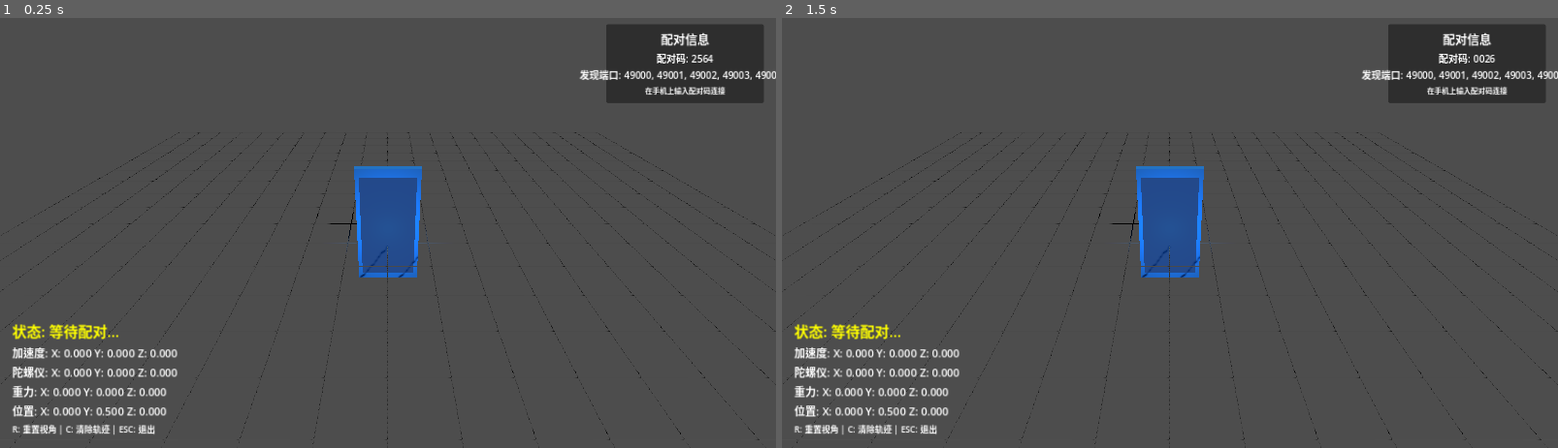
Above: before the commit, frames 1-2 (left to right).
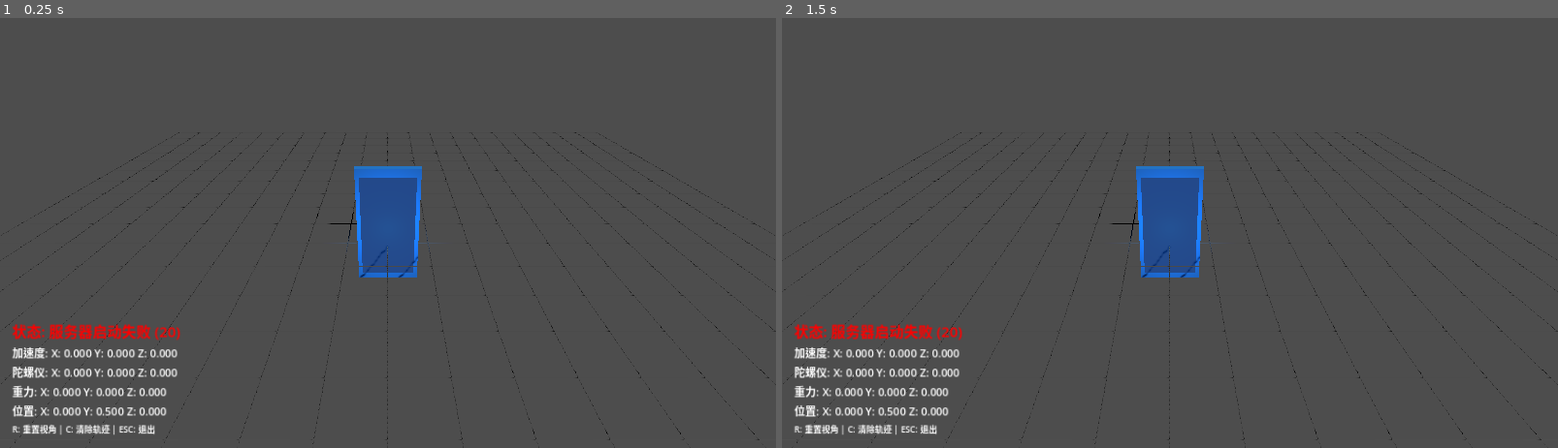
Above: after the commit, the same moments.

Repository: seekerzz/godot-server
Game: Godot game, scene res://main.tscn
Two runs of this game, one before a commit and one after it. Both use one fixed random seed, a clock stepped at 60 frames per second and the inputs below.
Inputs:
- Up to frame 1 (0.25 s): no input
- Up to frame 2 (1.5 s): tap Enter (ui_accept) at 0.5, 0.77, 1.07, 1.25 s; tap C at 0.6 s; tap R at 0.8, 1.35 s

The runs differ from the first frame. In frame 1, 4.1% of the frame differs, in the area x 1-100%, y 1-75%; in frame 2, 4.1%.

Commit message:
Rollback pairing system, keep recording feature
- Remove multi-port discovery and pairing code mechanism
- Revert to simple fixed IP/port connection (192.168.50.64:49555)
- Keep recording functionality with start/stop buttons
- Server saves recorded data to user://record_YYYYMMDD_HHMMSS.json

Co-Authored-By: Claude Sonnet 4.5 <noreply@anthropic.com>

Diff:
--- a/main.tscn
+++ b/main.tscn
@@ -107,49 +107,6 @@
 text = "R: 重置视角 | C: 清除轨迹 | ESC: 退出"
 vertical_alignment = 2
 
-[node name="PairingPanel" type="Panel" parent="UI"]
-layout_mode = 1
-anchors_preset = 1
-anchor_left = 1.0
-anchor_right = 1.0
-offset_left = -280.0
-offset_top = 20.0
-offset_right = -20.0
-offset_bottom = 150.0
-grow_horizontal = 0
-
-[node name="VBoxContainer" type="VBoxContainer" parent="UI/PairingPanel"]
-layout_mode = 1
-anchors_preset = 15
-anchor_right = 1.0
-anchor_bottom = 1.0
-offset_left = 10.0
-offset_top = 10.0
-offset_right = -10.0
-offset_bottom = -10.0
-grow_horizontal = 2
-grow_vertical = 2
-
-[node name="Title" type="Label" parent="UI/PairingPanel/VBoxContainer"]
-layout_mode = 2
-theme_override_font_sizes/font_size = 20
-text = "配对信息"
-horizontal_alignment = 1
-
-[node name="PairingInfoLabel" type="Label" parent="UI/PairingPanel/VBoxContainer"]
-unique_name_in_owner = true
-layout_mode = 2
-theme_override_font_sizes/font_size = 16
-text = "配对码: ----
-发现端口: 等待启动..."
-horizontal_alignment = 1
-
-[node name="Instructions2" type="Label" parent="UI/PairingPanel/VBoxContainer"]
-layout_mode = 2
-theme_override_font_sizes/font_size = 12
-text = "在手机上输入配对码连接"
-horizontal_alignment = 1
-
 [node name="Timer" type="Timer" parent="."]
 wait_time = 0.05
 autostart = true
--- a/sensor_server.gd
+++ b/sensor_server.gd
@@ -1,9 +1,13 @@
 extends Node3D
 
 # PC端传感器数据接收与3D可视化
-# 通过配对服务接收手机传感器数据
-
+# 通过UDP接收手机传感器数据
+
+const SERVER_PORT := 49555
+const CLIENT_PORT := 9877
 const MAX_TRAJECTORY_POINTS := 500
+
+var udp_socket: PacketPeerUDP
 
 # 传感器数据
 var accel_data := Vector3.ZERO
@@ -21,13 +25,10 @@
 var trajectory_points: Array[Vector3] = []
 var trajectory_lines: Array[MeshInstance3D] = []
 
-# 客户端管理
-var active_clients: Dictionary = {}  # {port: {"ip": String, "accel": Vector3, ...}}
-
 # 录制数据缓存
 var is_recording := false
 var recorded_data: Array[Dictionary] = []
-var current_record_date := ""  # 当前录制日期（用于文件名）
+var current_record_date := ""
 
 # UI引用
 @onready var status_label: Label = %StatusLabel
@@ -37,38 +38,53 @@
 @onready var position_label: Label = %PositionLabel
 @onready var trajectory_container: Node3D = %TrajectoryContainer
 @onready var phone_model: Node3D = $PhoneModel
-@onready var pairing_info_label: Label = %PairingInfoLabel
-
-var discovery_server: Node
 
 func _ready():
-	# 启动发现服务
-	discovery_server = preload("res://discovery_server.gd").new()
-	discovery_server.name = "DiscoveryServer"
-	add_child(discovery_server)
-
-	# 连接信号
-	discovery_server.client_authenticated.connect(_on_client_authenticated)
-	discovery_server.client_disconnected.connect(_on_client_disconnected)
-
+	start_server()
 	create_ground_grid()
-	update_status("等待配对...")
-
-func set_pairing_info(code: String, ports: Array[int]):
-	"""由发现服务调用，更新配对信息显示"""
-	if pairing_info_label:
-		var port_str := ""
-		for i in range(min(ports.size(), 5)):
-			if i > 0:
-				port_str += ", "
-			port_str += str(ports[i])
-		if ports.size() > 5:
-			port_str += "..."
-		pairing_info_label.text = "配对码: %s\n发现端口: %s" % [code, port_str]
-
-func on_sensor_data_received(port: int, data: Dictionary):
-	"""处理从发现服务转发过来的传感器数据"""
-	if not active_clients.has(port):
+
+func start_server():
+	udp_socket = PacketPeerUDP.new()
+	var err = udp_socket.bind(SERVER_PORT, "0.0.0.0")
+	if err == OK:
+		status_label.text = "状态: 服务器已启动 (端口 %d)" % SERVER_PORT
+		status_label.modulate = Color.GREEN
+		print("[服务器] 已在端口 ", SERVER_PORT, " 启动")
+		print("[服务器] 已绑定: ", udp_socket.is_bound())
+	else:
+		status_label.text = "状态: 服务器启动失败 (%d)" % err
+		status_label.modulate = Color.RED
+		print("[服务器] 启动失败: ", err)
+
+var frame_count := 0
+
+func _process(delta):
+	frame_count += 1
+	# 接收UDP数据
+	if udp_socket and udp_socket.is_bound():
+		# 直接尝试获取数据包
+		var packet = udp_socket.get_packet()
+		if packet.size() > 0:
+			var data = packet.get_string_from_utf8()
+			print("[接收] 数据大小: ", packet.size(), ", 数据: ", data)
+			parse_sensor_data(data)
+		elif frame_count % 60 == 0:
+			print("[帧", frame_count, "] 等待数据...")
+
+	# 更新手机3D模型
+	update_phone_visualization(delta)
+
+	# 更新UI
+	update_ui()
+
+func parse_sensor_data(json_str: String):
+	var json = JSON.new()
+	var err = json.parse(json_str)
+	if err != OK:
+		return
+
+	var data = json.get_data()
+	if typeof(data) != TYPE_DICTIONARY:
 		return
 
 	# 处理录制标记
@@ -83,56 +99,164 @@
 	# 如果是录制数据，保存到缓存
 	if data.get("recorded", false) and is_recording:
 		recorded_data.append(data.duplicate())
-		update_status("接收中... [录制 " + str(recorded_data.size()) + " 帧]")
+		status_label.text = "接收中... [录制 " + str(recorded_data.size()) + " 帧]"
+		status_label.modulate = Color.RED
 
 	# 解析加速度计
 	if data.has("accel"):
 		var a = data["accel"]
 		accel_data = Vector3(a["x"], a["y"], a["z"])
-		active_clients[port]["accel"] = accel_data
 
 	# 解析陀螺仪
 	if data.has("gyro"):
 		var g = data["gyro"]
 		gyro_data = Vector3(g["x"], g["y"], g["z"])
-		active_clients[port]["gyro"] = gyro_data
 
 	# 解析重力
 	if data.has("gravity"):
 		var gr = data["gravity"]
 		gravity_data = Vector3(gr["x"], gr["y"], gr["z"])
-		active_clients[port]["gravity"] = gravity_data
 
 	# 解析磁力计
 	if data.has("magneto"):
 		var m = data["magneto"]
 		magneto_data = Vector3(m["x"], m["y"], m["z"])
-		active_clients[port]["magneto"] = magneto_data
-
-func _on_client_authenticated(client_ip: String, data_port: int):
-	"""客户端配对成功"""
-	active_clients[data_port] = {
-		"ip": client_ip,
-		"accel": Vector3.ZERO,
-		"gyro": Vector3.ZERO,
-		"gravity": Vector3.ZERO,
-		"magneto": Vector3.ZERO
-	}
-	update_status("已连接: " + client_ip + ":" + str(data_port))
-	print("[主程序] 客户端连接: ", client_ip, ":", data_port)
-
-func _on_client_disconnected(data_port: int):
-	"""客户端断开"""
-	active_clients.erase(data_port)
-	update_status("客户端断开: " + str(data_port))
-
-func update_status(text: String):
-	if status_label:
-		status_label.text = "状态: " + text
-		if is_recording:
-			status_label.modulate = Color.RED
-		else:
-			status_label.modulate = Color.GREEN if text.begins_with("已连接") else Color.YELLOW
+
+func update_phone_visualization(delta: float):
+	# 使用陀螺仪积分计算旋转
+	rotation_velocity = gyro_data
+	current_rotation += rotation_velocity * delta
+
+	# 应用旋转到手机模型 (注意坐标系转换)
+	phone_model.rotation = Vector3(
+		current_rotation.x,
+		-current_rotation.z,  # Godot的Y轴对应手机的Z轴旋转
+		current_rotation.y
+	)
+
+	# 使用加速度计计算位置 (双重积分)
+	# 减去重力得到线性加速度
+	var linear_accel = accel_data - gravity_data
+
+	# 低通滤波去除噪声
+	linear_accel = linear_accel * 0.1
+
+	# 速度积分
+	velocity += linear_accel * delta * 2.0  # 缩放因子
+
+	# 阻尼衰减，防止漂移
+	velocity *= 0.98
+
+	# 位置积分
+	phone_position += velocity * delta * 0.5
+
+	# 限制运动范围
+	phone_position.x = clamp(phone_position.x, -10, 10)
+	phone_position.y = clamp(phone_position.y, 0.5, 10)
+	phone_position.z = clamp(phone_position.z, -10, 10)
+
+	# 更新手机模型位置
+	phone_model.position = phone_position
+
+	# 记录轨迹
+	if trajectory_points.is_empty() or phone_position.distance_to(trajectory_points[-1]) > 0.1:
+		add_trajectory_point(phone_position)
+
+func add_trajectory_point(pos: Vector3):
+	trajectory_points.append(pos)
+
+	# 限制轨迹点数量
+	if trajectory_points.size() > MAX_TRAJECTORY_POINTS:
+		trajectory_points.pop_front()
+		if trajectory_lines.size() > 0:
+			var old_line = trajectory_lines.pop_front()
+			old_line.queue_free()
+
+	# 创建轨迹线段
+	if trajectory_points.size() >= 2:
+		var start_pos = trajectory_points[-2]
+		var end_pos = trajectory_points[-1]
+		create_trajectory_line(start_pos, end_pos)
+
+func create_trajectory_line(start_pos: Vector3, end_pos: Vector3):
+	var mesh_instance = MeshInstance3D.new()
+	var mesh = ImmediateMesh.new()
+	mesh_instance.mesh = mesh
+
+	mesh.surface_begin(Mesh.PRIMITIVE_LINES)
+	mesh.surface_set_color(Color(0, 1, 1, 0.8))
+	mesh.surface_add_vertex(start_pos)
+	mesh.surface_add_vertex(end_pos)
+	mesh.surface_end()
+
+	var material = StandardMaterial3D.new()
+	material.albedo_color = Color(0, 0.8, 1, 0.6)
+	material.emission_enabled = true
+	material.emission = Color(0, 0.5, 0.8, 1)
+	material.emission_energy = 0.3
+	mesh_instance.material_override = material
+
+	trajectory_container.add_child(mesh_instance)
+	trajectory_lines.append(mesh_instance)
+
+func create_ground_grid():
+	# 创建地面网格
+	for i in range(-10, 11):
+		# X方向线
+		create_grid_line(Vector3(i, 0, -10), Vector3(i, 0, 10), Color(0.3, 0.3, 0.3, 0.5))
+		# Z方向线
+		create_grid_line(Vector3(-10, 0, i), Vector3(10, 0, i), Color(0.3, 0.3, 0.3, 0.5))
+
+func create_grid_line(start_pos: Vector3, end_pos: Vector3, color: Color):
+	var mesh_instance = MeshInstance3D.new()
+	var mesh = ImmediateMesh.new()
+	mesh_instance.mesh = mesh
+
+	mesh.surface_begin(Mesh.PRIMITIVE_LINES)
+	mesh.surface_set_color(color)
+	mesh.surface_add_vertex(start_pos)
+	mesh.surface_add_vertex(end_pos)
+	mesh.surface_end()
+
+	var material = StandardMaterial3D.new()
+	material.albedo_color = color
+	mesh_instance.material_override = material
+
+	add_child(mesh_instance)
+
+func update_ui():
+	accel_label.text = "加速度: X: %.3f Y: %.3f Z: %.3f" % [accel_data.x, accel_data.y, accel_data.z]
+	gyro_label.text = "陀螺仪: X: %.3f Y: %.3f Z: %.3f" % [gyro_data.x, gyro_data.y, gyro_data.z]
+	gravity_label.text = "重力: X: %.3f Y: %.3f Z: %.3f" % [gravity_data.x, gravity_data.y, gravity_data.z]
+	position_label.text = "位置: X: %.3f Y: %.3f Z: %.3f" % [phone_position.x, phone_position.y, phone_position.z]
+
+func _input(event):
+	if event.is_action_pressed("ui_cancel"):
+		get_tree().quit()
+
+	if event.is_action_pressed("ui_accept"):
+		reset_view()
+
+	if event is InputEventKey:
+		if event.pressed and event.keycode == KEY_C:
+			clear_trajectory()
+
+func reset_view():
+	phone_position = Vector3.ZERO
+	velocity = Vector3.ZERO
+	current_rotation = Vector3.ZERO
+	phone_model.position = phone_position
+	phone_model.rotation = Vector3.ZERO
+
+func clear_trajectory():
+	trajectory_points.clear()
+	for line in trajectory_lines:
+		line.queue_free()
+	trajectory_lines.clear()
+
+func _on_timer_timeout():
+	# 定时发送心跳给客户端（可选）
+	pass
 
 func start_recording():
 	if is_recording:
@@ -148,7 +272,8 @@
 		datetime.hour, datetime.minute, datetime.second
 	]
 
-	update_status("开始录制...")
+	status_label.text = "开始录制..."
+	status_label.modulate = Color.RED
 	print("[录制] 开始录制，文件名前缀: ", current_record_date)
 
 func stop_recording():
@@ -156,7 +281,7 @@
 		return
 
 	is_recording = false
-	update_status("录制结束，保存中...")
+	status_label.text = "录制结束，保存中..."
 
 	# 保存录制数据到文件
 	save_recorded_data()
@@ -177,150 +302,8 @@
 		file.store_string(JSON.stringify(output, "\t"))
 		file.close()
 		print("[录制] 数据已保存到: ", filename, " (", recorded_data.size(), " 帧)")
-		update_status("录制已保存: " + filename.get_file())
+		status_label.text = "录制已保存: " + filename.get_file()
+		status_label.modulate = Color.GREEN
 	else:
 		print("[录制] 保存失败")
-		update_status("保存失败")
-
-func _process(delta):
-	# 更新手机3D模型（使用最新的传感器数据）
-	update_phone_visualization(delta)
-
-	# 更新UI
-	update_ui()
-
-func update_phone_visualization(delta: float):
-	# 使用陀螺仪积分计算旋转
-	rotation_velocity = gyro_data
-	current_rotation += rotation_velocity * delta
-
-	# 应用旋转到手机模型 (注意坐标系转换)
-	phone_model.rotation = Vector3(
-		current_rotation.x,
-		-current_rotation.z,  # Godot的Y轴对应手机的Z轴旋转
-		current_rotation.y
-	)
-
-	# 使用加速度计计算位置 (双重积分)
-	var linear_accel = accel_data - gravity_data
-
-	# 低通滤波去除噪声
-	linear_accel = linear_accel * 0.1
-
-	# 速度积分
-	velocity += linear_accel * delta * 2.0
-
-	# 阻尼衰减，防止漂移
-	velocity *= 0.98
-
-	# 位置积分
-	phone_position += velocity * delta * 0.5
-
-	# 限制运动范围
-	phone_position.x = clamp(phone_position.x, -10, 10)
-	phone_position.y = clamp(phone_position.y, 0.5, 10)
-	phone_position.z = clamp(phone_position.z, -10, 10)
-
-	# 更新手机模型位置
-	phone_model.position = phone_position
-
-	# 记录轨迹
-	if trajectory_points.is_empty() or phone_position.distance_to(trajectory_points[-1]) > 0.1:
-		add_trajectory_point(phone_position)
-
-func add_trajectory_point(pos: Vector3):
-	trajectory_points.append(pos)
-
-	# 限制轨迹点数量
-	if trajectory_points.size() > MAX_TRAJECTORY_POINTS:
-		trajectory_points.pop_front()
-		if trajectory_lines.size() > 0:
-			var old_line = trajectory_lines.pop_front()
-			old_line.queue_free()
-
-	# 创建轨迹线段
-	if trajectory_points.size() >= 2:
-		var start_pos = trajectory_points[-2]
-		var end_pos = trajectory_points[-1]
-		create_trajectory_line(start_pos, end_pos)
-
-func create_trajectory_line(start_pos: Vector3, end_pos: Vector3):
-	var mesh_instance = MeshInstance3D.new()
-	var mesh = ImmediateMesh.new()
-	mesh_instance.mesh = mesh
-
-	mesh.surface_begin(Mesh.PRIMITIVE_LINES)
-	mesh.surface_set_color(Color(0, 1, 1, 0.8))
-	mesh.surface_add_vertex(start_pos)
-	mesh.surface_add_vertex(end_pos)
-	mesh.surface_end()
-
-	var material = StandardMaterial3D.new()
-	material.albedo_color = Color(0, 0.8, 1, 0.6)
-	material.emission_enabled = true
-	material.emission = Color(0, 0.5, 0.8, 1)
-	material.emission_energy = 0.3
-	mesh_instance.material_override = material
-
-	trajectory_container.add_child(mesh_instance)
-	trajectory_lines.append(mesh_instance)
-
-func create_ground_grid():
-	# 创建地面网格
-	for i in range(-10, 11):
-		# X方向线
-		create_grid_line(Vector3(i, 0, -10), Vector3(i, 0, 10), Color(0.3, 0.3, 0.3, 0.5))
-		# Z方向线
-		create_grid_line(Vector3(-10, 0, i), Vector3(10, 0, i), Color(0.3, 0.3, 0.3, 0.5))
-
-func create_grid_line(start_pos: Vector3, end_pos: Vector3, color: Color):
-	var mesh_instance = MeshInstance3D.new()
-	var mesh = ImmediateMesh.new()
-	mesh_instance.mesh = mesh
-
-	mesh.surface_begin(Mesh.PRIMITIVE_LINES)
-	mesh.surface_set_color(color)
-	mesh.surface_add_vertex(start_pos)
-	mesh.surface_add_vertex(end_pos)
-	mesh.surface_end()
-
-	var material = StandardMaterial3D.new()
-	material.albedo_color = color
-	mesh_instance.material_override = material
-
-	add_child(mesh_instance)
-
-func update_ui():
-	accel_label.text = "加速度: X: %.3f Y: %.3f Z: %.3f" % [accel_data.x, accel_data.y, accel_data.z]
-	gyro_label.text = "陀螺仪: X: %.3f Y: %.3f Z: %.3f" % [gyro_data.x, gyro_data.y, gyro_data.z]
-	gravity_label.text = "重力: X: %.3f Y: %.3f Z: %.3f" % [gravity_data.x, gravity_data.y, gravity_data.z]
-	position_label.text = "位置: X: %.3f Y: %.3f Z: %.3f" % [phone_position.x, phone_position.y, phone_position.z]
-
-func _input(event):
-	if event.is_action_pressed("ui_cancel"):
-		get_tree().quit()
-
-	if event.is_action_pressed("ui_accept"):
-		reset_view()
-
-	if event is InputEventKey:
-		if event.pressed and event.keycode == KEY_C:
-			clear_trajectory()
-
-		if event.pressed and event.keycode == KEY_R:
-			# 重新生成配对码
-			if discovery_server:
-				discovery_server.regenerate_pairing_code()
-
-func reset_view():
-	phone_position = Vector3.ZERO
-	velocity = Vector3.ZERO
-	current_rotation = Vector3.ZERO
-	phone_model.position = phone_position
-	phone_model.rotation = Vector3.ZERO
-
-func clear_trajectory():
-	trajectory_points.clear()
-	for line in trajectory_lines:
-		line.queue_free()
-	trajectory_lines.clear()
+		status_label.text = "保存失败"
